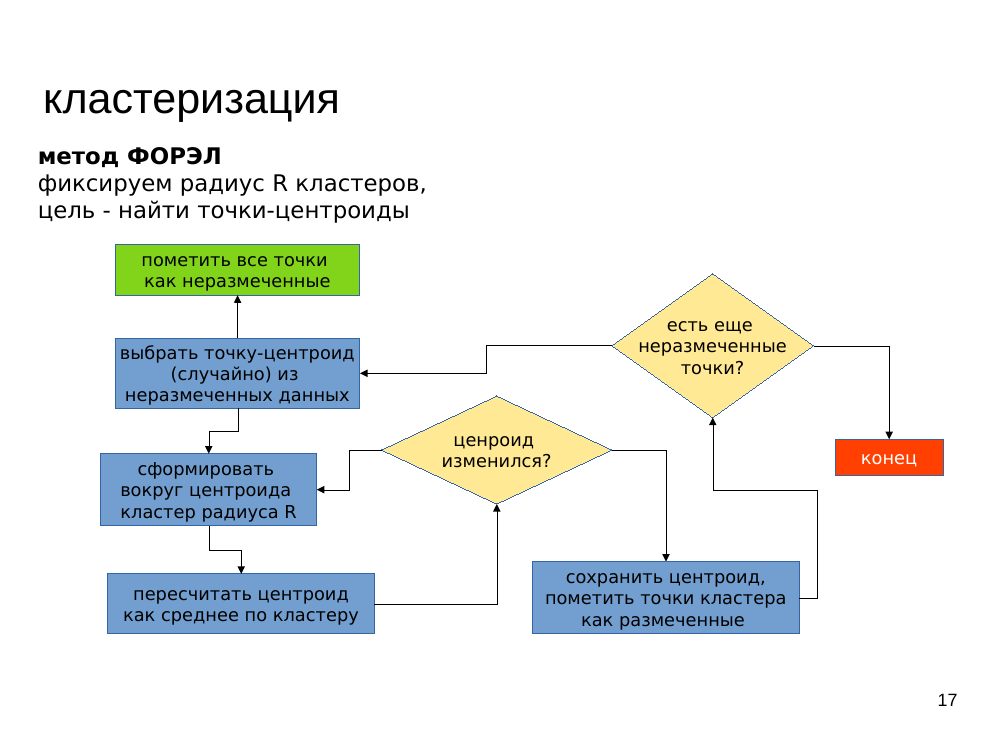
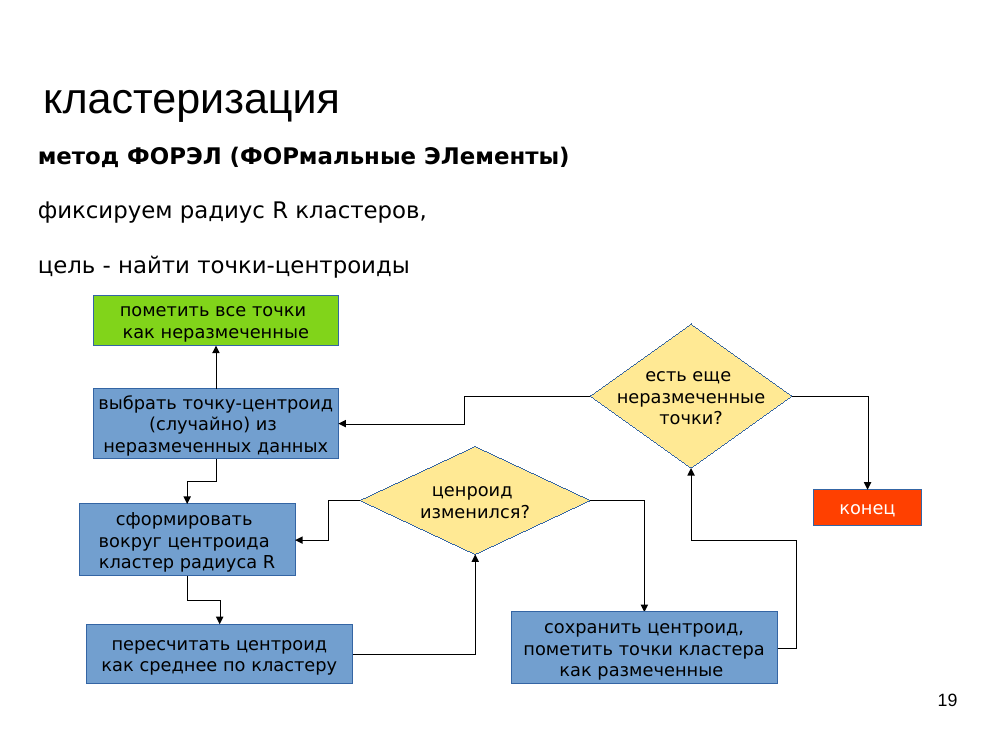
Before and after one commit to mechanoid5/ml_lectorium_legacy, a slide deck: slide 19 of 07-cluster.odp (slide 17 before the commit). Drawn at 1008x756 pixels with LibreOffice and Linux fonts; fonts in the diff are those of the drawing; background and template pictures are left out. Boxes give left, top, right and bottom in pixels: in the first picture for what was removed or moved away, otherwise in the second. Text is boxed around its words. In the diff, an @@ line names an element or a change of style, - is before the commit and + after.

```diff
--- a/07-cluster.odp
+++ b/07-cluster.odp
@@ text at <box>38,146,570,167</box>: text changed @@
-метод ФОРЭЛ
+метод ФОРЭЛ (ФОРмальные ЭЛементы)
@@ 9 elbow arrows, 6 rectangles, 2 diamonds: place and size @@
-9 elbow arrows, 6 rectangles, 2 diamonds at <box>101,245,943,634</box>
+9 elbow arrows, 6 rectangles, 2 diamonds at <box>80,295,922,684</box>
@@ page number at <box>938,693,958,706</box>: text changed @@
-17
+19
```
Also in this commit, not shown: 5 other slides changed, 12 slides added, 1 slide removed, 6 other files.
